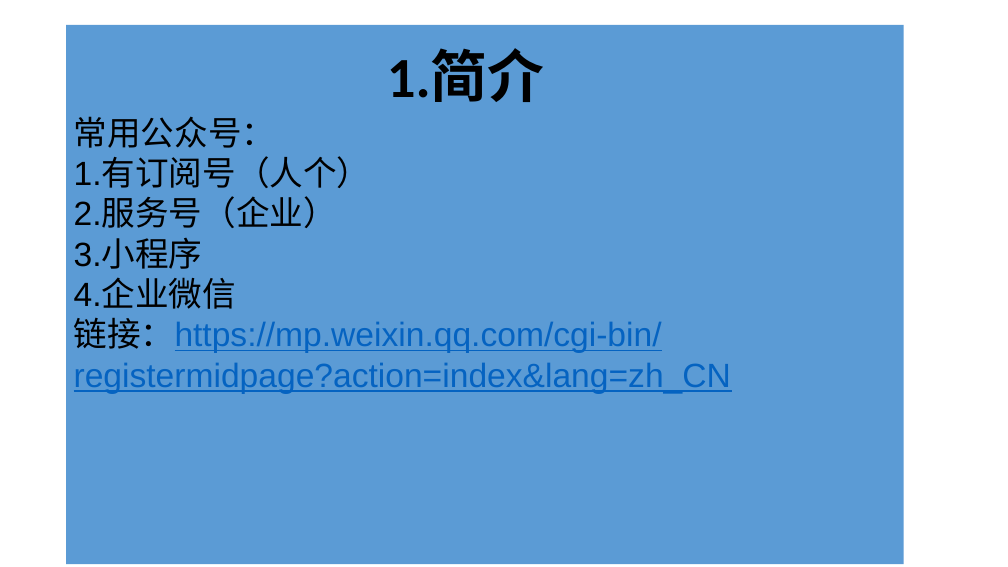
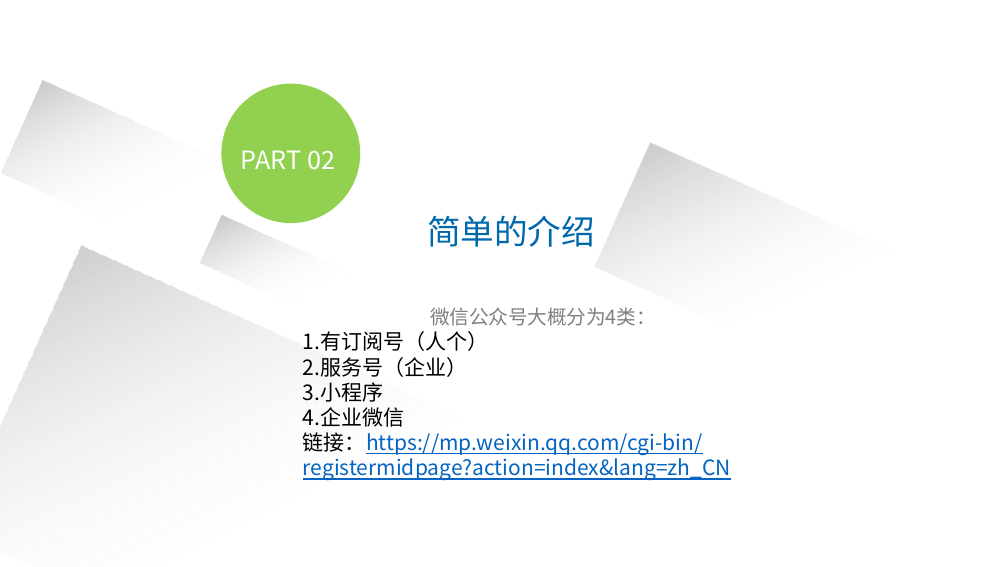
Before and after one commit to liyang1900/test, a slide deck: slide 4 of 微信公众号.pptx (slide 3 before the commit). Drawn at 1008x567 pixels with LibreOffice and Linux fonts; fonts in the diff are those of the drawing. Boxes give left, top, right and bottom in pixels: in the first picture for what was removed or moved away, otherwise in the second. Text is boxed around its words. In the diff, an @@ line names an element or a change of style, - is before the commit and + after.

```diff
--- a/微信公众号.pptx
+++ b/微信公众号.pptx
@@ rectangle added at (1, 81, 295, 287), fill gradient #23A9FF to #BFBFBF to #FFFFFF @@
@@ ellipse added at (222, 84, 361, 224), fill #92D050 @@
@@ rectangle added at (595, 143, 1008, 436), fill gradient #23A9FF to #BFBFBF to #FFFFFF @@
@@ text added at (241, 150, 335, 170), 24 pt, text #FFFFFF @@
+PART 02
@@ rectangle added at (200, 215, 421, 353), fill gradient #23A9FF to #BFBFBF to #FFFFFF @@
@@ text added at (427, 215, 595, 247), 32 pt, text #0069AC @@
+简单的介绍
@@ rectangle added at (0, 245, 615, 567), fill gradient #23A9FF to #BFBFBF to #FFFFFF @@
@@ text "微信公众号大概分为4类：": place and size @@
-text "微信公众号大概分为4类：" at (67, 25, 904, 565)
+text "微信公众号大概分为4类：" at (303, 307, 731, 480)
@@ text "微信公众号大概分为4类：" at (303, 307, 731, 480): fill #5B9BD5 to none @@
@@ text at (430, 307, 656, 326): text changed; size 32 to 18.7 pt; font Arial to Noto Sans CJK SC; text colour #000000 to #808080 @@
-1.简介
-常用公众号：
+微信公众号大概分为4类：
@@ text at (303, 331, 731, 480): size 32 to 20 pt, font Arial to Noto Sans CJK SC in "1.有订阅号（人个）", "2.服务号（企业）", "3.小程序", "4.企业微信" and 1 more places @@
```
Also in this commit, not shown: 9 other slides changed, 7 slides added, 1 slide removed, 4 other files.
